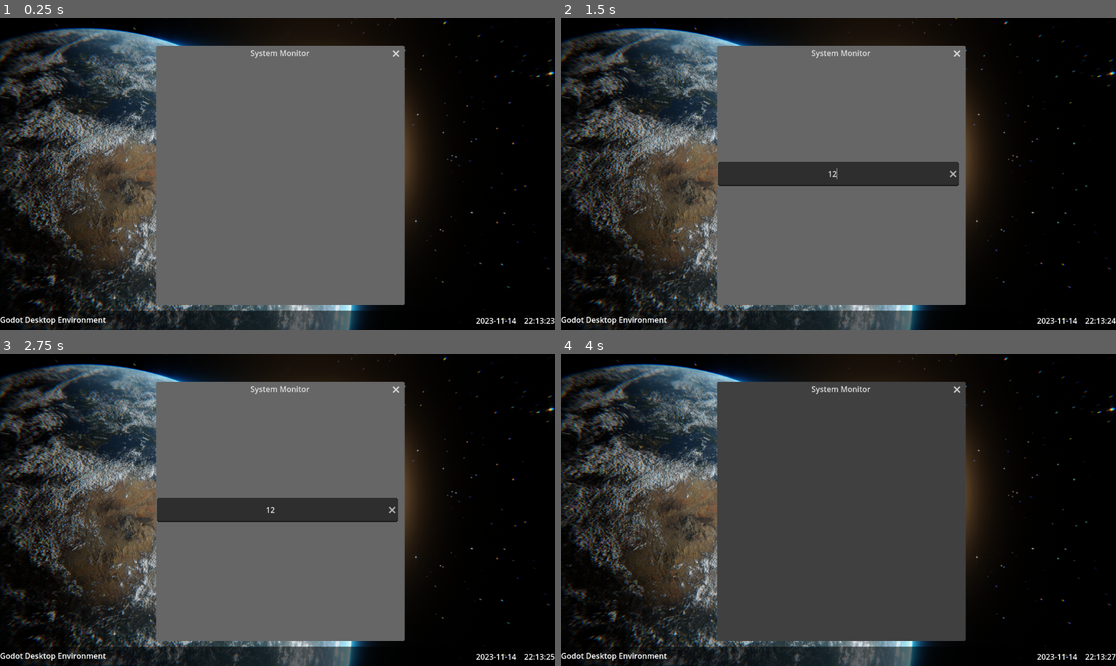
Above: before the commit, frames 1-4 (two rows, left to right).
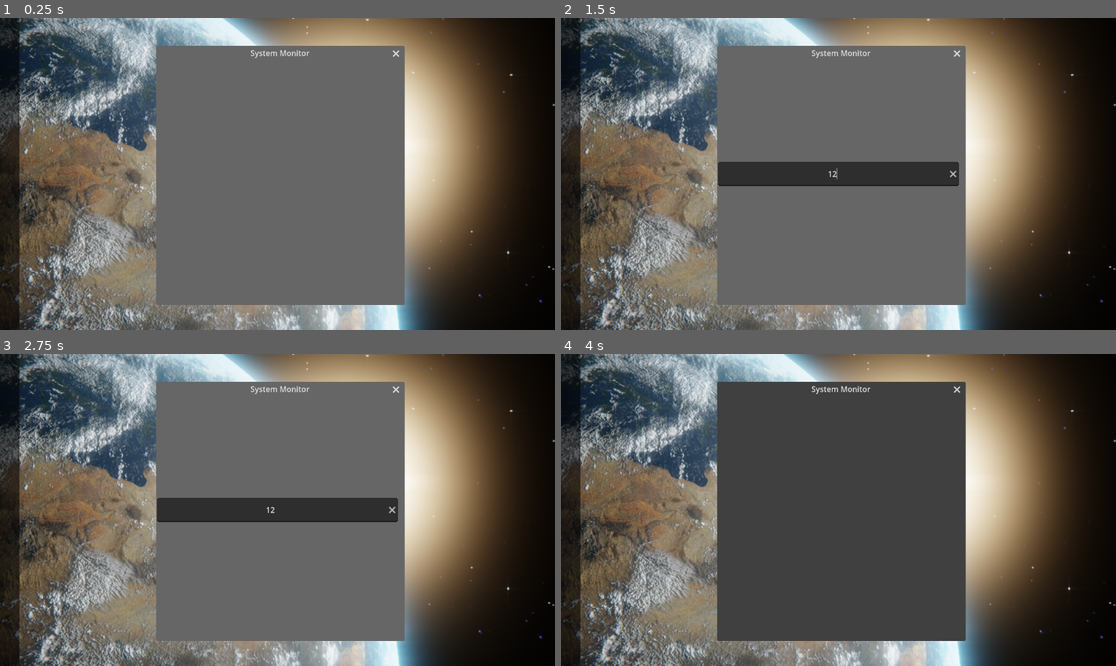
Above: after the commit, the same moments.

Repository: ywmaa/GDE
Game: Godot game, scene res://MainGDE.tscn
Same seed, same stepped clock (60 frames per second), same inputs: the game is played once before the commit and once after it.
Inputs (mouse positions are in pixels of both pictures, inside the frame that each line leads up to):
- Up to frame 1 (0.25 s): no input
- Up to frame 2 (1.5 s): tap Enter at 0.5 s; move the mouse to (960, 158) at 0.52 s; hold Right 0.53-1.25 s; tap Ctrl (Launcher) at 0.6 s; click (960, 158) at 0.67 s; click (838, 174) at 1.27 s; type "12" at 1.35 s
- Up to frame 3 (2.75 s): tap Space at 2 s; move the mouse to (166, 525) at 2.02 s; hold Down from 2.03 s (still down); tap Enter at 2.1 s
- Up to frame 4 (4 s): tap Enter at 2.75, 3.6 s; move the mouse to (894, 441) at 2.77 s; release Down at 2.78 s; hold Right 2.78-3.53 s; tap Ctrl (Launcher) at 2.85 s; tap Space at 3.5 s; move the mouse to (810, 572) at 3.52 s; hold Up from 3.53 s (still down); click (810, 572) at 3.67 s

The runs differ from the first frame. In frame 1, 52% of the frame differs, in the area x 0-100%, y 0-100%; in frame 2, 52%; in frame 3, 52%; in frame 4, 52%.

Commit message:
Update to Godot 4 Beta 12

Diff:
--- /dev/null
+++ b/AppManager/app_data.gd
@@ -0,0 +1,20 @@
+extends Resource
+class_name app_data
+
+var app_id : String
+var name : String
+var icon : Texture2D
+var icon_path : String
+var path : String
+var pid : int
+var keywords : Array[String]
+var popularity : int
+var pinned : bool
+var running : bool
+var recent : bool
+var progress : int
+var count : int
+var count_visible : bool
+var focused : bool
+var alerting : bool
+var surface_count : int
--- a/Apps/Dock/dock.gd
+++ b/Apps/Dock/dock.gd
@@ -11,4 +11,4 @@
 func _process(delta):
 	var date = Time.get_date_string_from_system()
 	var time = Time.get_time_string_from_system()
-	time_date.text = date + "    " + time
+#	time_date.text = date + "    " + time
--- a/Apps/Dock/dock.tscn
+++ b/Apps/Dock/dock.tscn
@@ -1,49 +1,20 @@
-[gd_scene load_steps=3 format=3 uid="uid://b0ir3taxgv0ls"]
+[gd_scene load_steps=2 format=3 uid="uid://b0ir3taxgv0ls"]
 
 [ext_resource type="Script" path="res://Apps/Dock/dock.gd" id="1_y6afu"]
-
-[sub_resource type="LabelSettings" id="LabelSettings_cfwvj"]
 
 [node name="dock" type="Control"]
 custom_minimum_size = Vector2(0, 40)
 layout_mode = 3
-anchors_preset = 12
-anchor_top = 1.0
-anchor_right = 1.0
+anchors_preset = 9
 anchor_bottom = 1.0
-grow_horizontal = 2
-grow_vertical = 0
+offset_right = 40.0
+grow_vertical = 2
 script = ExtResource("1_y6afu")
 
 [node name="ColorRect" type="ColorRect" parent="."]
-anchors_preset = 15
+layout_mode = 0
 anchor_right = 1.0
 anchor_bottom = 1.0
 grow_horizontal = 2
 grow_vertical = 2
 color = Color(0, 0, 0, 0.54902)
-
-[node name="TimeDate" type="Label" parent="ColorRect"]
-anchors_preset = 6
-anchor_left = 1.0
-anchor_top = 0.5
-anchor_right = 1.0
-anchor_bottom = 0.5
-offset_left = -40.0
-offset_top = -11.5
-offset_bottom = 11.5
-grow_horizontal = 0
-grow_vertical = 2
-label_settings = SubResource("LabelSettings_cfwvj")
-horizontal_alignment = 1
-vertical_alignment = 1
-
-[node name="DEName" type="Label" parent="ColorRect"]
-anchors_preset = 4
-anchor_top = 0.5
-anchor_bottom = 0.5
-offset_top = -13.0
-offset_right = 220.0
-offset_bottom = 13.0
-grow_vertical = 2
-text = "Godot Desktop Environment"
--- a/MainGDE.tscn
+++ b/MainGDE.tscn
@@ -14,11 +14,9 @@
 script = ExtResource("1_crxyt")
 
 [node name="Desktop Background" type="TextureRect" parent="."]
-layout_mode = 1
-anchors_preset = 15
+layout_mode = 0
 anchor_right = 1.0
 anchor_bottom = 1.0
 grow_horizontal = 2
 grow_vertical = 2
 texture = ExtResource("2_g02pp")
-ignore_texture_size = true
--- /dev/null
+++ b/Utils/DirectoryWatcher/DirectoryWatcher.gd
@@ -0,0 +1,108 @@
+extends Node
+class_name DirectoryWatcher
+
+## Scans the provided directory (or directories) and informs about file changes. The scan is done periodically with configurable speed.
+
+var _directory := DirAccess.open(".")
+
+var _directory_list: Dictionary
+var _to_delete: Array
+
+var _current_directory: int
+var _current_directory_name: String
+var _remaining_steps: int
+var _current_delay: float
+
+## Delay between directory scans (in seconds).
+var scan_delay: float = 1
+## Files scanned per frame.
+var scan_step := 50
+
+## Emitted when files are created in the scanned directories.
+signal files_created(files)
+## Emitted when files are modified in the scanned directories (based on modified time).
+signal files_modified(files)
+## Emitted when files are deleted in the scanned directories.
+signal files_deleted(files)
+
+func _ready() -> void:
+	_current_delay = scan_delay
+	_remaining_steps = scan_step
+	_directory.include_hidden = true
+
+## Adds a directory that will be scanned. You can add more than 1. Only supports absolute paths and res://, user://.
+func add_scan_directory(directory: String):
+	directory = ProjectSettings.globalize_path(directory)
+	_directory_list[directory] = {first_scan = true, new = [], modified = [], current = {}, previous = {}}
+
+## Removes a scanned directory. Does nothing if the directory wasn't added.
+func remove_scan_directory(directory: String):
+	directory = ProjectSettings.globalize_path(directory)
+	_to_delete.append(directory)
+
+func _process(delta: float) -> void:
+	if _directory_list.is_empty():
+		push_warning("No directory to watch. Please kill me ;_;")
+		return
+
+	if _current_delay > 0:
+		_current_delay -= delta
+		return
+
+	while _remaining_steps > 0:
+		if _current_directory_name.is_empty():
+			_current_directory_name = _directory_list.keys()[_current_directory]
+			_directory.change_dir(_current_directory_name)
+			_directory.list_dir_begin()
+
+		var directory: Dictionary = _directory_list[_current_directory_name]
+
+		var file := _directory.get_next()
+		if file.is_empty():
+			_current_directory += 1
+			_current_directory_name = ""
+
+			if "first_scan" in directory:
+				directory.erase("first_scan")
+				files_created.emit(directory.new) #emit signal for first scan all files
+				directory.new.clear()
+				directory.modified.clear()
+			else:
+				if not directory.new.is_empty():
+					files_created.emit(directory.new)
+					directory.new.clear()
+
+				if not directory.modified.is_empty():
+					files_modified.emit(directory.modified)
+					directory.modified.clear()
+
+				var deleted: Array
+				for path in directory.previous:
+					if not path in directory.current:
+						deleted.append(_directory.get_current_dir().path_join(path))
+
+				if not deleted.is_empty():
+					files_deleted.emit(deleted)
+
+			directory.previous = directory.current
+			directory.current = {}
+
+			if _current_directory == _directory_list.size():
+				if not _to_delete.is_empty():
+					for dir in _to_delete:
+						_directory_list.erase(dir)
+
+				_current_directory = 0
+				_remaining_steps = scan_step
+				_current_delay = scan_delay
+				break
+		else:
+			if _directory.current_is_dir():
+				continue
+			var full_file := _directory.get_current_dir().path_join(file)
+
+			directory.current[file] = FileAccess.get_modified_time(full_file)
+			if directory.previous.get(file, -1) == -1:
+				directory.new.append(full_file)
+			elif directory.current[file] > directory.previous[file]:
+				directory.modified.append(full_file)
--- a/app_manager.gd
+++ b/app_manager.gd
@@ -1,11 +1,46 @@
 extends Node
-var running_apps : Array
+
+var available_apps : Array[app_data]
+var watcher = DirectoryWatcher.new()
+
+
+func _ready():
+	add_child(watcher)
+	watcher.files_created.connect(on_files_created)
+	watcher.files_modified.connect(on_files_modified)
+	watcher.files_deleted.connect(on_files_deleted)
+
+	var data_paths_array : PackedStringArray = OS.get_environment("XDG_DATA_DIRS").split(":")
+	for path in data_paths_array:
+		if DirAccess.dir_exists_absolute(str(path) + "applications/"):
+			watcher.add_scan_directory(str(path) + "applications/")
 
 
 
 func launch_app(app_name:String):
 	var pid = OS.create_process("bash",["-c",app_name])
+#	running_apps.append(pid)
+#	print(running_apps)
+
+func add_system_app(app:app_data):
+	if !available_apps.has(app):
+		available_apps.append(app)
+
+func on_files_created(files):
+	for file in files:
+		if str(file).get_extension() == "desktop":
+			add_standard_app_id(file)
+
+func on_files_modified(files):
+	pass
+
+func on_files_deleted(files):
+	pass
 
 
-	running_apps.append(pid)
-	print(running_apps)
+#https://specifications.freedesktop.org/desktop-entry-spec/desktop-entry-spec-latest.html#desktop-file-id
+func add_standard_app_id(file: String):
+	file = file.get_file()
+	file = file.replace("/", "-");
+	file = file.replace(".desktop", "")
+	print(file)
--- a/project.godot
+++ b/project.godot
@@ -9,6 +9,11 @@
 config_version=5
 
 _global_script_classes=[{
+"base": "Node",
+"class": &"DirectoryWatcher",
+"language": &"GDScript",
+"path": "res://Utils/DirectoryWatcher/DirectoryWatcher.gd"
+}, {
 "base": "Control",
 "class": &"Dock",
 "language": &"GDScript",
@@ -23,11 +28,18 @@
 "class": &"SystemMonitor",
 "language": &"GDScript",
 "path": "res://Apps/SystemMonitor/system_monitor.gd"
+}, {
+"base": "Resource",
+"class": &"app_data",
+"language": &"GDScript",
+"path": "res://AppManager/app_data.gd"
 }]
 _global_script_class_icons={
+"DirectoryWatcher": "",
 "Dock": "",
 "Launcher": "",
-"SystemMonitor": ""
+"SystemMonitor": "",
+"app_data": ""
 }
 
 [application]
@@ -48,6 +60,10 @@
 window/size/resizable=false
 window/size/borderless=true
 
+[editor_plugins]
+
+enabled=PackedStringArray("res://addons/terminal/plugin.cfg")
+
 [input]
 
 Launcher={
Not shown, added: addons/terminal/dock.tscn
Not shown, added: addons/terminal/plugin.cfg
Not shown, added: addons/terminal/plugin.gd
Not shown, added: addons/terminal/previews/.gdignore
Binary file added: addons/terminal/previews/godot_preview_terminal.png
Not shown, added: addons/terminal/term.gd
Binary file added: addons/terminal/theme/LiberationMono-Regular.ttf
Not shown, added: addons/terminal/theme/LiberationMono-Regular.ttf.import
Not shown, added: addons/terminal/theme/black.tres
Not shown, added: addons/terminal/theme/theme.tres
Not shown, changed: README.md
Not shown, added: Utils/DirectoryWatcher/LICENSE
(and 2 more such lines)
